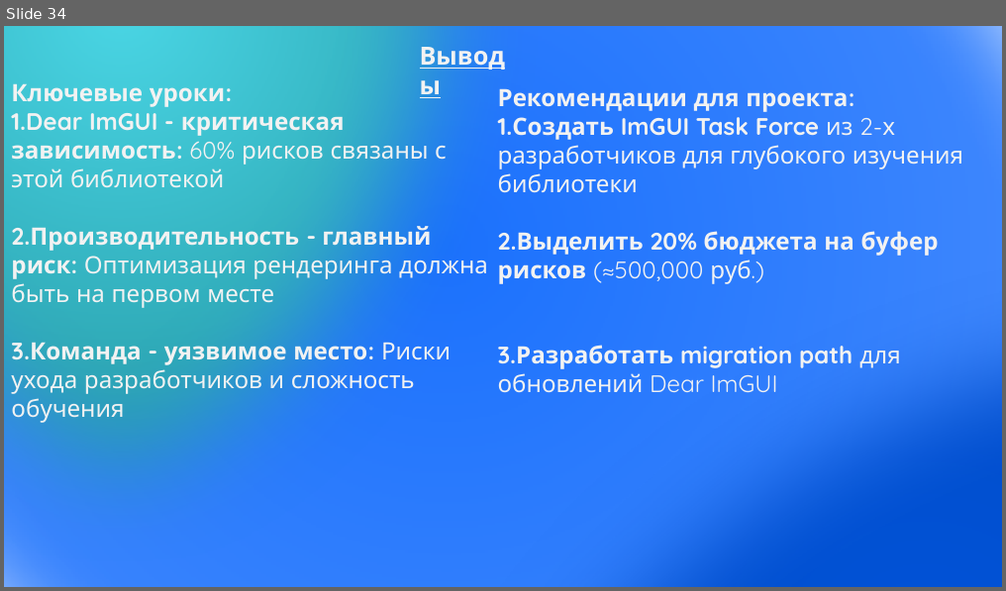
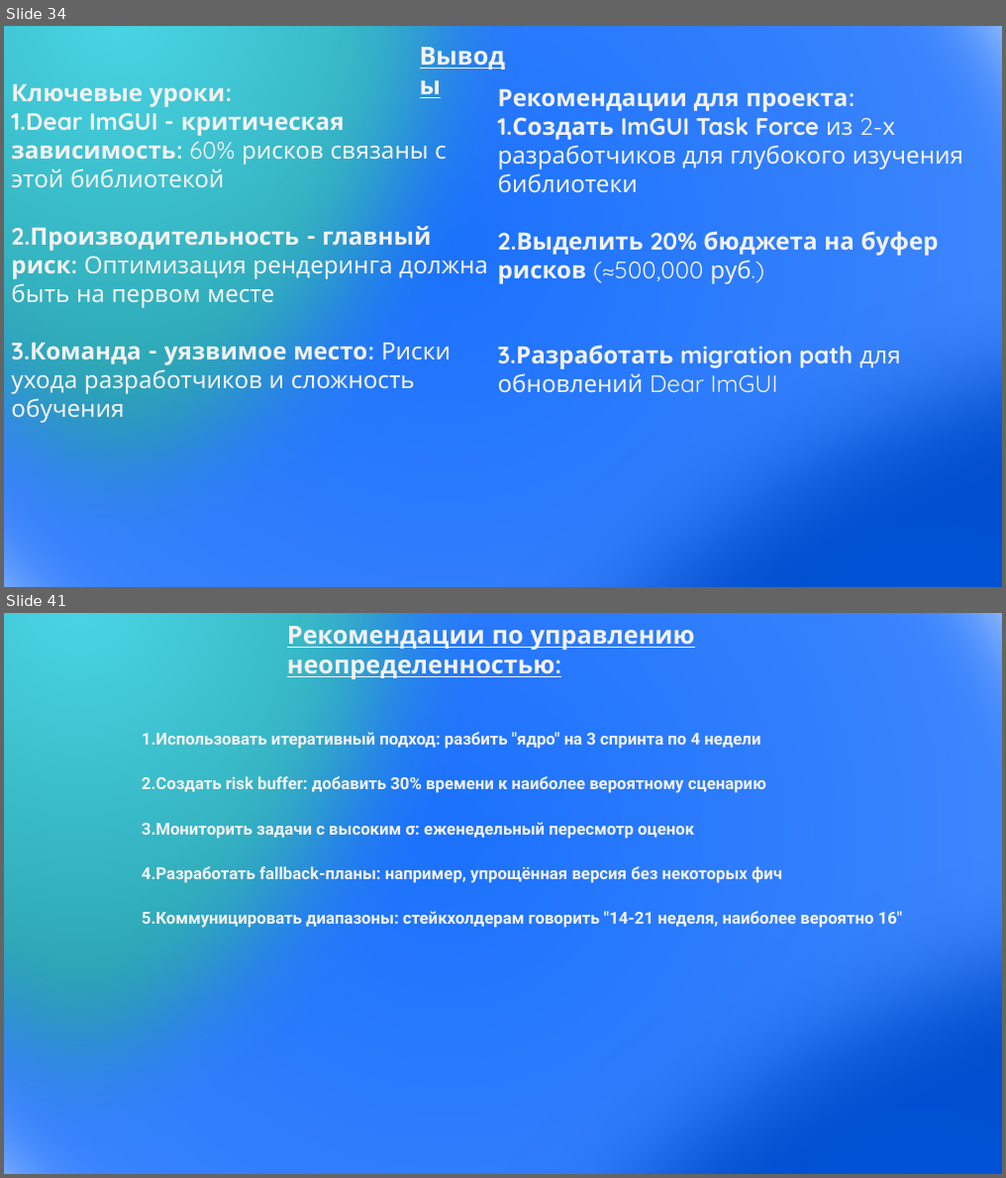
Before and after one commit to HozainFermi/upp, a slide deck: Презентация1.pptx. Shown one above the other, each under a label of ours: slide 34 before the commit, slides 34 and 41 after it; the slides between them are not shown. The pictures are 1006x591 and 1006x1178 pixels, drawn with LibreOffice and Linux fonts; fonts in the diff are those of the drawing. Boxes give left, top, right and bottom in pixels: in the first picture for what was removed or moved away, otherwise in the second. Text is boxed around its words. In the diff, an @@ line names an element or a change of style, - is before the commit and + after.

```diff
--- a/Презентация1.pptx
+++ b/Презентация1.pptx
@@ slide 41 added at (4, 613, 1002, 1174), background #FFFFFF @@
@@ ellipse added at (4, 613, 1002, 1174), fill gradient #002D76 to #1B71FD to #72A7FE, outline #43739E 1 pt @@
@@ ellipse added at (4, 613, 508, 1174), fill gradient #4AD6E5 to #137C87, outline #43739E 1 pt @@
@@ text added at (287, 621, 695, 680), 24 pt, text #F2F2F2, bold, underline @@
+Рекомендации по управлению
+неопределенностью:
@@ ellipse added at (246, 657, 1002, 1174), fill gradient #156EFF to #0153D9 to #0046B8, outline #43739E 1 pt @@
@@ text added at (142, 732, 903, 928), 16 pt, text #F2F2F2, bold @@
+1.Использовать итеративный подход: разбить "ядро" на 3 спринта по 4 недели
+2.Создать risk buffer: добавить 30% времени к наиболее вероятному сценарию
+3.Мониторить задачи с высоким σ: еженедельный пересмотр оценок
+4.Разработать fallback-планы: например, упрощённая версия без некоторых фич
+5.Коммуницировать диапазоны: стейкхолдерам говорить "14-21 неделя, наиболее вероятно 16"
```
Also in this commit, not shown: 6 other slides added.
